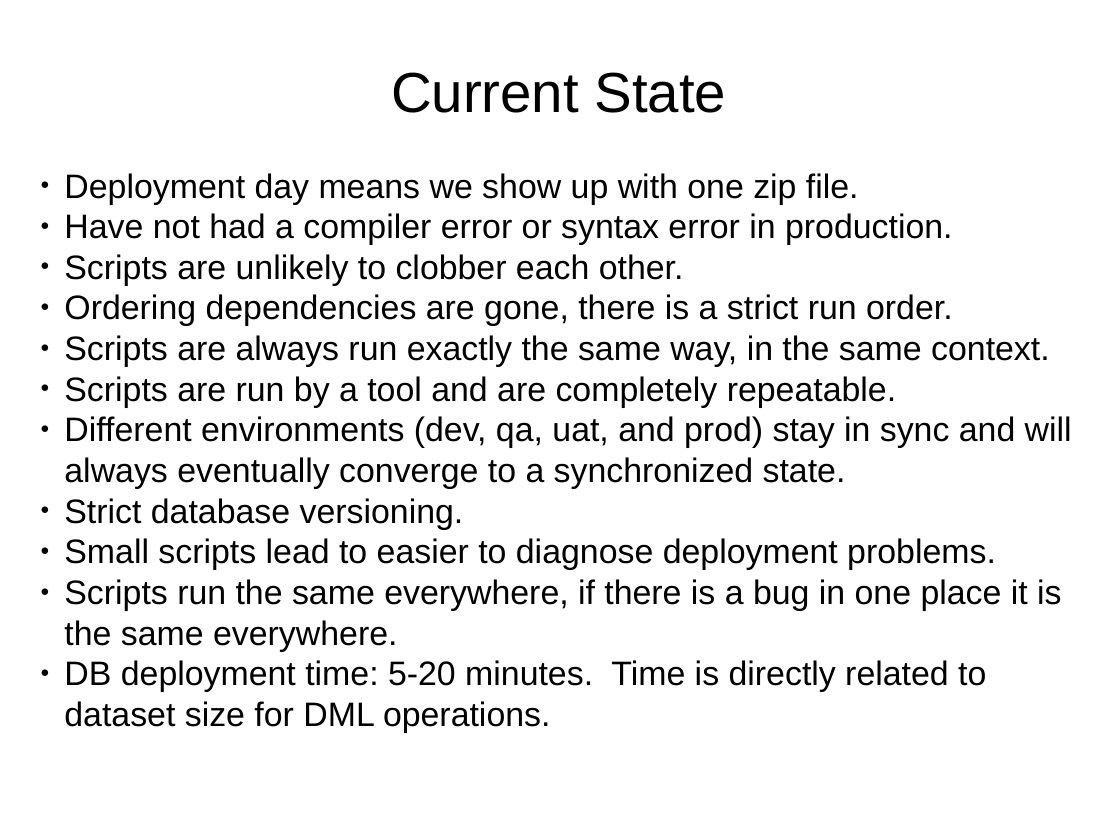
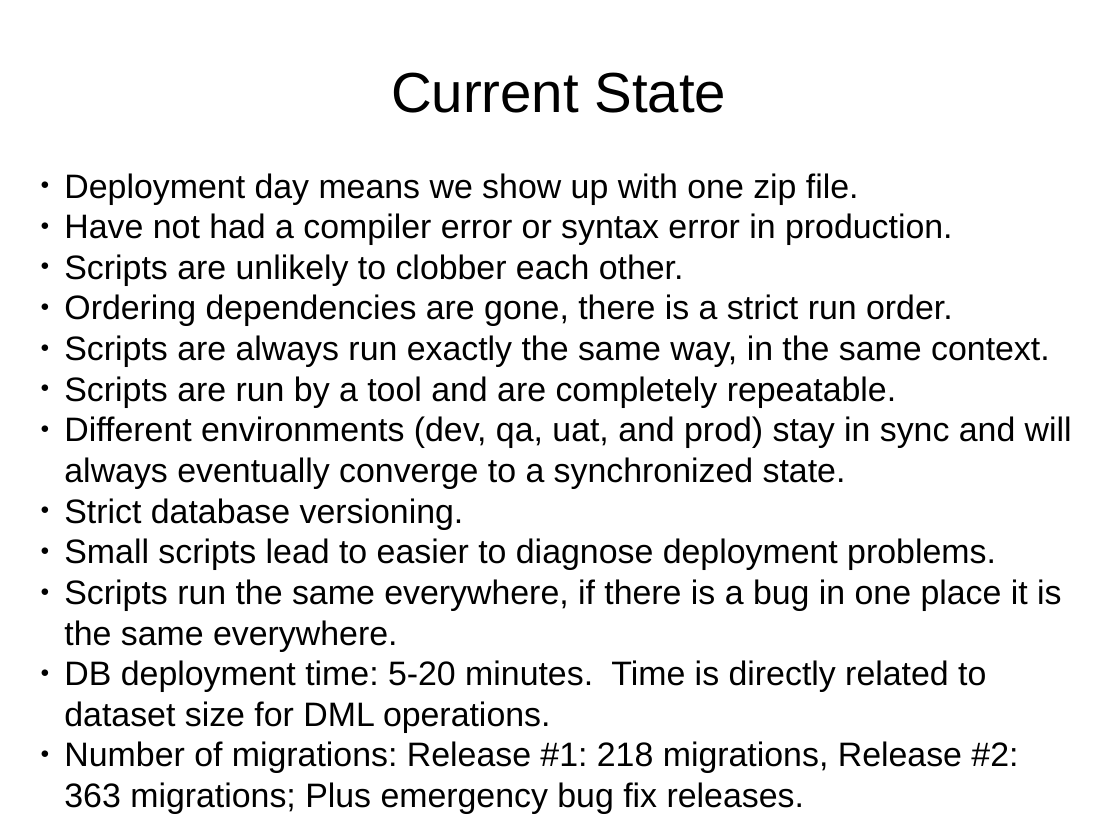
Before and after one commit to dwclark/flyway-dsl-demo, a slide deck: slide 5 of flyway-presentation.odp. Drawn at 1120x840 pixels with LibreOffice and Linux fonts; fonts in the diff are those of the drawing. Boxes give left, top, right and bottom in pixels: in the first picture for what was removed or moved away, otherwise in the second. Text is boxed around its words. In the diff, an @@ line names an element or a change of style, - is before the commit and + after.

```diff
--- a/flyway-presentation.odp
+++ b/flyway-presentation.odp
@@ text at box(64, 741, 1018, 814): paragraph added @@
+● Number of migrations: Release #1: 218 migrations, Release #2: 363 migrations; Plus emergency bug fix releases.
```
Also in this commit, not shown: 1 other slide changed, 2 slides added, 1 other file.
